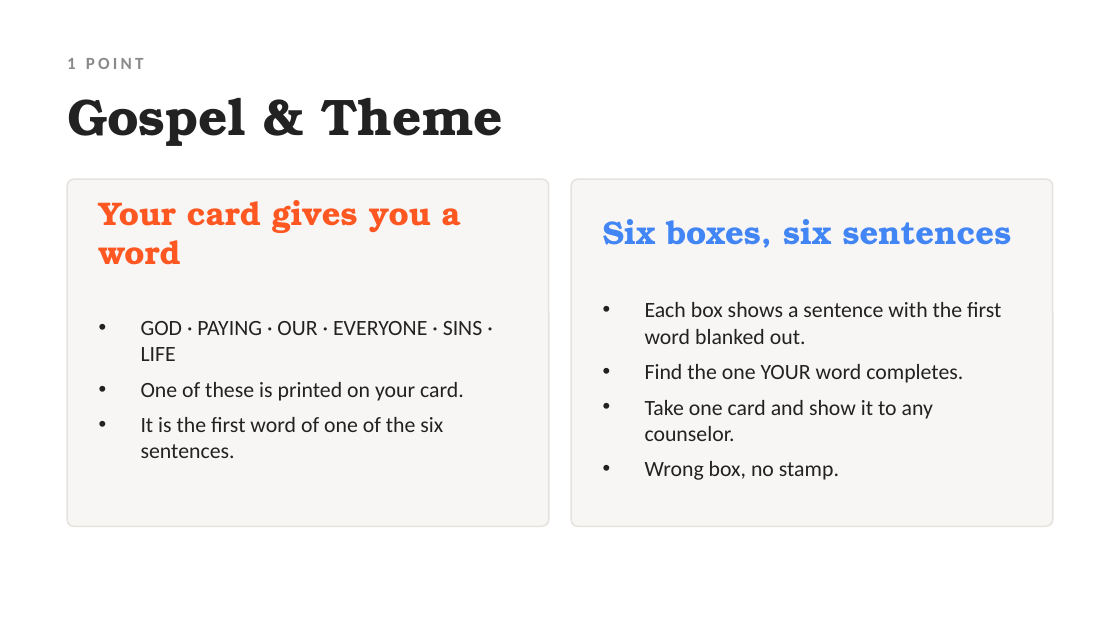
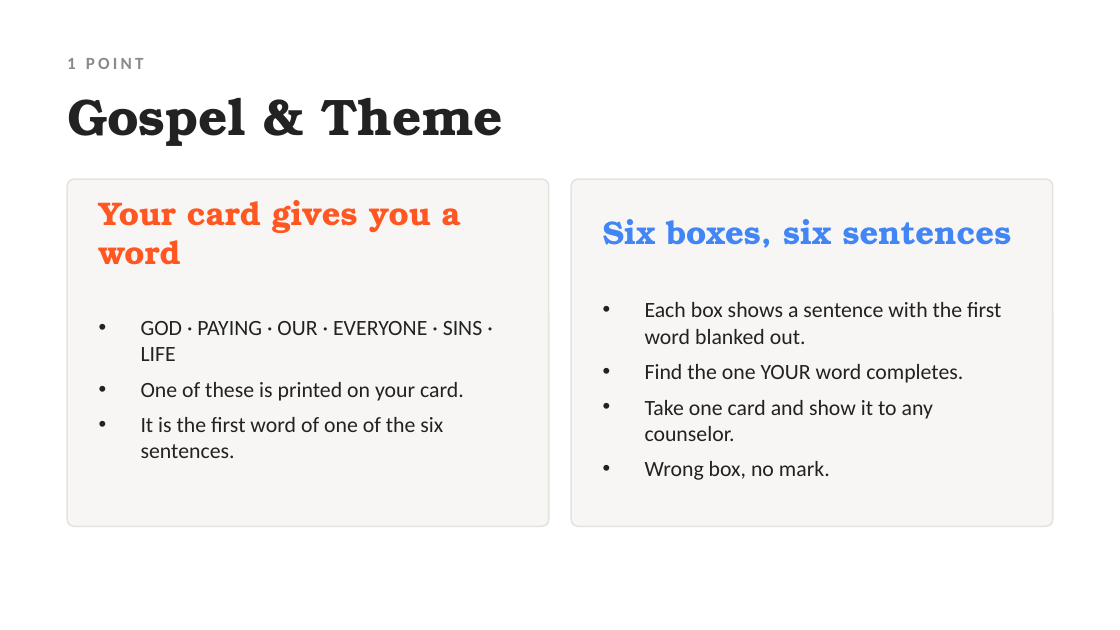
Before and after one commit to vrwarp/wolves-among-us, a slide deck: slide 11 of deck/among-us-footprints.pptx. Drawn at 1120x630 pixels with LibreOffice and Linux fonts; fonts in the diff are those of the drawing. Boxes give left, top, right and bottom in pixels: in the first picture for what was removed or moved away, otherwise in the second. Text is boxed around its words. In the diff, an @@ line names an element or a change of style, - is before the commit and + after.

```diff
--- a/deck/among-us-footprints.pptx
+++ b/deck/among-us-footprints.pptx
@@ text at bbox=[645, 461, 830, 480]: text changed @@
-• Wrong box, no stamp.
+• Wrong box, no mark.
```
Also in this commit, not shown: 3 other slides changed, 3 other files.
